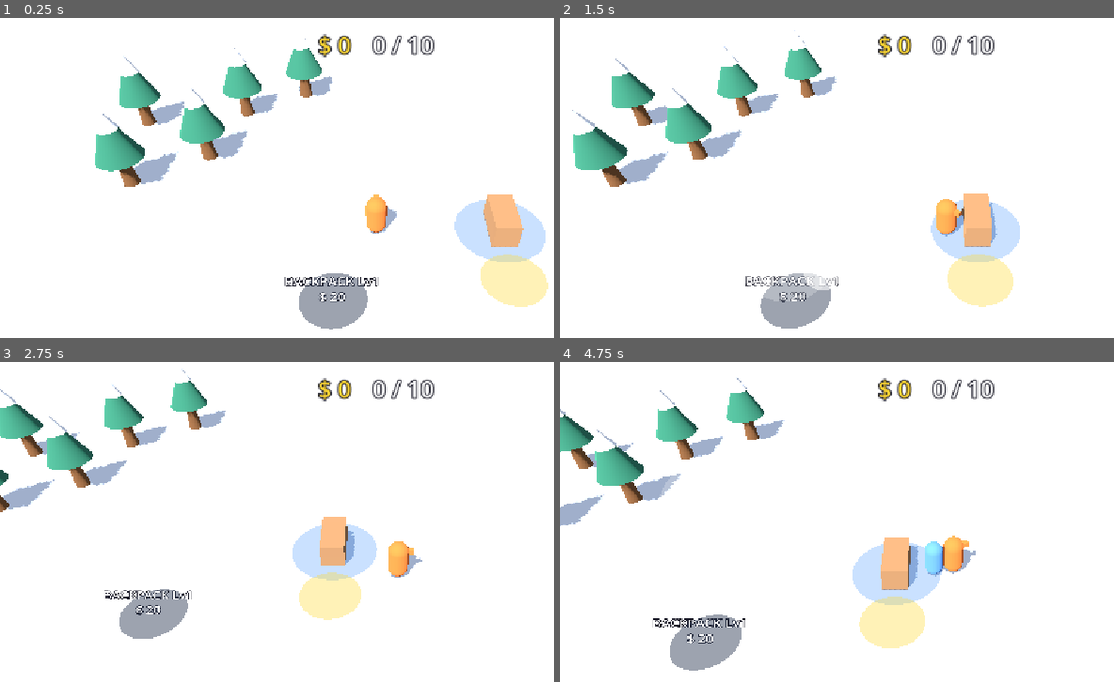
Above: before the commit, frames 1-4 (two rows, left to right).
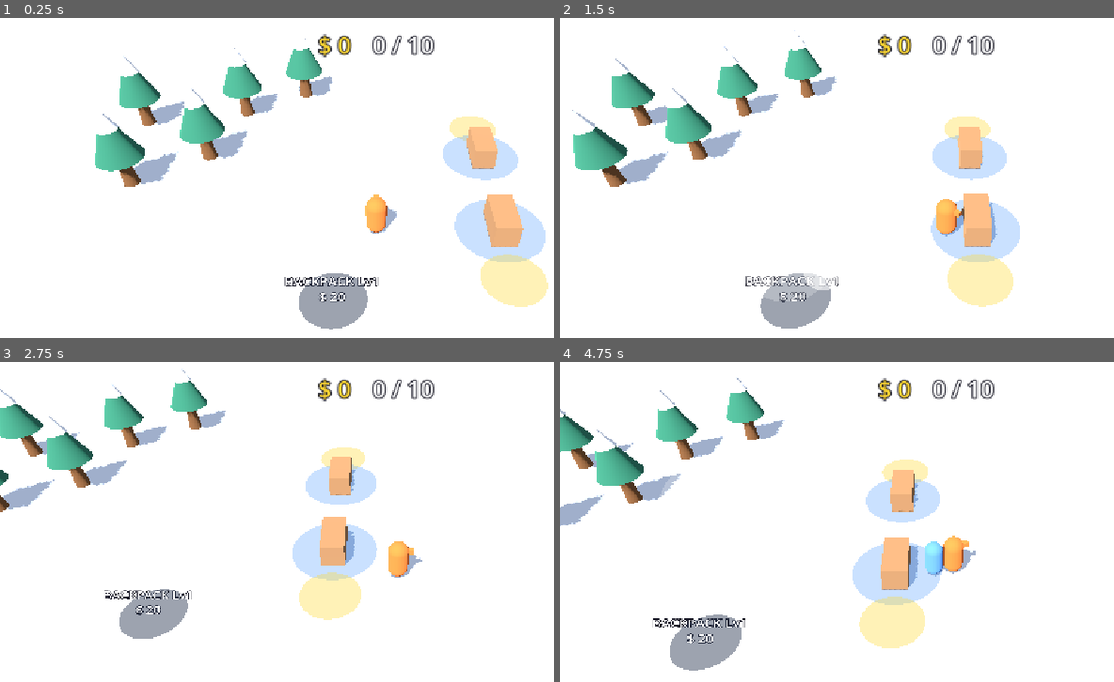
Above: after the commit, the same moments.

Repository: kimpro4214/FrostCamp
Game: Godot game, scene res://frost_camp/scenes/main.tscn
The game is run twice, just before and just after one commit, with the same random seed, the same clock (stepped at 60 frames per second) and the same inputs.
Inputs (mouse positions are in pixels of both pictures, inside the frame that each line leads up to):
- Up to frame 1 (0.25 s): no input
- Up to frame 2 (1.5 s): tap Enter at 0.5 s; move the mouse to (1102, 206) at 0.52 s; hold D 0.53-1.25 s; click (1102, 206) at 0.67 s; drag from (787, 251) to (897, 312) at 1.27 s
- Up to frame 3 (2.75 s): move the mouse to (448, 480) at 2.02 s; hold D from 2.03 s (still down)
- Up to frame 4 (4.75 s): release D at 2.75 s; drag from (897, 656) to (709, 509) at 2.77 s; move the mouse to (outside the picture) at 3.52 s; hold A 3.53-4.25 s; drag from (709, 509) to (825, 467) at 4.27 s

The runs differ from the first frame. In frame 1, 1.9% of the frame differs, in the area x 79-94%, y 30-51%; in frame 2, 1.9%; in frame 3, 1.7%; in frame 4, 1.9%.

Commit message:
feat: 프로스트 캠프 곰 사냥과 지역·판매대 해금 규칙 추가

Diff:
--- a/frost_camp/data/balance.json
+++ b/frost_camp/data/balance.json
@@ -2,10 +2,17 @@
 	"player": {
 		"move_speed": 5.0,
 		"stack_capacity": 10,
-		"axe_damage": 1
+		"axe_damage": 1,
+		"harpoon_damage": 2,
+		"harpoon_interval": 0.5,
+		"hp": 10,
+		"hp_regen": 2.0,
+		"dazed_time": 3.0,
+		"dazed_speed_mult": 0.5
 	},
 	"interact": {
 		"tree_radius": 1.6,
+		"bear_radius": 1.8,
 		"stall_radius": 1.8,
 		"cash_radius": 1.2
 	},
@@ -15,8 +22,18 @@
 		"logs_dropped": 2,
 		"respawn_time": 8.0
 	},
+	"bear": {
+		"hp": 10,
+		"wander_speed": 1.5,
+		"respawn_time": 15.0,
+		"attack_interval": 1.0,
+		"damage": 2,
+		"meat_dropped": 2,
+		"wall_margin": 1.5
+	},
 	"items": {
-		"log": { "price": 5 }
+		"log": { "price": 5 },
+		"meat": { "price": 15 }
 	},
 	"stall": {
 		"unload_interval": 0.1,
@@ -44,6 +61,21 @@
 			"costs": [40, 150],
 			"effect": { "stat": "axe_damage", "add": 1 },
 			"requires": ["backpack"]
+		},
+		"habitat": {
+			"costs": [80],
+			"effect": { "unlock": "habitat" },
+			"requires": ["backpack"]
+		},
+		"meat_stall": {
+			"costs": [60],
+			"effect": { "unlock": "meat_stall" },
+			"requires": ["habitat"]
+		},
+		"harpoon": {
+			"costs": [100, 250],
+			"effect": { "stat": "harpoon_damage", "add": 1 },
+			"requires": ["habitat"]
 		}
 	}
 }
--- a/frost_camp/data/layout.json
+++ b/frost_camp/data/layout.json
@@ -1,12 +1,20 @@
 {
 	"player_start": [0, 0],
 	"trees": [[-8, -5], [-11, -3], [-7, -9], [-12, -8], [-4, -11]],
+	"regions": {
+		"habitat": { "rect": [-3, -26, 16, 12], "gate": [5, -14] }
+	},
+	"bears": [[2, -20], [8, -22], [5, -18]],
 	"stalls": [
-		{ "item": "log", "pos": [5, 0], "cash_pos": [5, 2.6] }
+		{ "item": "log", "pos": [5, 0], "cash_pos": [5, 2.6] },
+		{ "item": "meat", "pos": [5, -5], "cash_pos": [5, -7.4], "unlock": "meat_stall" }
 	],
 	"zones": {
 		"backpack": [-1.5, 3.5],
 		"boots": [1.5, 3.5],
-		"axe": [-4, -1]
+		"axe": [-4, -1],
+		"habitat": [5, -12],
+		"meat_stall": [5, -5],
+		"harpoon": [9, -11]
 	}
 }
--- a/frost_camp/sim/frost_sim.gd
+++ b/frost_camp/sim/frost_sim.gd
@@ -5,35 +5,62 @@
 
 signal tree_hit(index: int)
 signal tree_felled(index: int)
+signal bear_hit(index: int)
+signal bear_killed(index: int)
 signal zone_purchased(id: String, level: int)
 
 var balance: Dictionary
 var money := 0
+var bears_killed := 0
 var player: SimAgent
 var trees: Array[HarvestTree] = []
+var bears: Array[HarvestBear] = []
 var stalls: Array[Stall] = []
 var zones: Array[PurchaseZone] = []
+## 구매로 열린 것들(지역, 판매대). 이름 → true
+var unlocked := {}
+## 지역 이름 → {"rect": Rect2, "gate": Vector2}
+var regions := {}
 ## 업그레이드로 바뀌는 플레이어 능력치. 적재량은 player.stack.capacity에 있다.
 var stats := {}
-
-
-func _init(balance_data: Dictionary, layout: Dictionary) -> void:
+var rng := RandomNumberGenerator.new()
+var _fighting_bear := -1
+
+
+func _init(balance_data: Dictionary, layout: Dictionary, seed_value: int = 1) -> void:
 	balance = balance_data
-	player = SimAgent.new(_vec(layout.player_start), int(balance.player.stack_capacity))
+	rng.seed = seed_value
+	player = SimAgent.new(
+		_vec(layout.player_start), int(balance.player.stack_capacity), float(balance.player.hp))
 	for p in layout.trees:
 		trees.append(HarvestTree.new(_vec(p), balance.tree))
+	for region_name in layout.regions:
+		var r: Dictionary = layout.regions[region_name]
+		regions[region_name] = {"rect": Rect2(r.rect[0], r.rect[1], r.rect[2], r.rect[3]), "gate": _vec(r.gate)}
+	var bear_area: Rect2 = regions.habitat.rect.grow(-float(balance.bear.wall_margin))
+	for p in layout.bears:
+		bears.append(HarvestBear.new(_vec(p), bear_area, balance.bear))
 	for s in layout.stalls:
-		stalls.append(Stall.new(s.item, _vec(s.pos), _vec(s.cash_pos), balance))
+		var stall := Stall.new(s.item, _vec(s.pos), _vec(s.cash_pos), balance)
+		stall.unlock = s.get("unlock", "")
+		stalls.append(stall)
 	for id in layout.zones:
 		zones.append(PurchaseZone.new(id, _vec(layout.zones[id]), balance.zones[id]))
 	stats = {
 		"move_speed": float(balance.player.move_speed),
 		"axe_damage": int(balance.player.axe_damage),
+		"harpoon_damage": int(balance.player.harpoon_damage),
 	}
 
 
-func agent_speed(_agent: SimAgent) -> float:
+func agent_speed(agent: SimAgent) -> float:
+	if agent.dazed_left > 0.0:
+		return stats.move_speed * float(balance.player.dazed_speed_mult)
 	return stats.move_speed
+
+
+func is_stall_open(stall: Stall) -> bool:
+	return stall.unlock == "" or unlocked.has(stall.unlock)
 
 
 ## 선행 조건을 모두 샀고 아직 최대 레벨이 아니면 살 수 있다.
@@ -57,9 +84,13 @@
 	for tree in trees:
 		tree.tick(delta)
 	for stall in stalls:
-		stall.tick(delta)
+		if is_stall_open(stall):
+			stall.tick(delta)
 	_tick_unload(player, delta)
 	_tick_chop(player, delta)
+	_tick_fight(player, delta)
+	for i in bears.size():
+		bears[i].tick(delta, i == _fighting_bear, rng)
 	_tick_collect_cash(player)
 	_tick_purchase(player, delta)
 
@@ -67,7 +98,7 @@
 func _tick_unload(agent: SimAgent, delta: float) -> void:
 	var radius := float(balance.interact.stall_radius)
 	for stall in stalls:
-		if agent.pos.distance_to(stall.pos) <= radius and agent.stack.items.has(stall.item):
+		if is_stall_open(stall) and agent.pos.distance_to(stall.pos) <= radius and agent.stack.items.has(stall.item):
 			agent.unload_timer += delta
 			if agent.unload_timer >= float(balance.stall.unload_interval):
 				agent.unload_timer = 0.0
@@ -92,6 +123,44 @@
 		for i in int(config.logs_dropped):
 			agent.stack.push("log")
 		tree_felled.emit(index)
+
+
+## 곰 근처에 가면 자동으로 싸운다. 곰도 반격하고, 체력이 0이 되면 잠시 멍해진다(죽지 않는다).
+func _tick_fight(agent: SimAgent, delta: float) -> void:
+	var config: Dictionary = balance.bear
+	_fighting_bear = -1
+	if agent.dazed_left > 0.0:
+		agent.dazed_left -= delta
+		if agent.dazed_left <= 0.0:
+			agent.dazed_left = 0.0
+			agent.hp = agent.max_hp
+		return
+	var index := _nearest_living_bear(agent.pos)
+	if index == -1 or agent.stack.free_space() < int(config.meat_dropped):
+		agent.attack_timer = 0.0
+		agent.hp = minf(agent.hp + float(balance.player.hp_regen) * delta, agent.max_hp)
+		return
+	_fighting_bear = index
+	var bear := bears[index]
+	agent.attack_timer += delta
+	if agent.attack_timer >= float(balance.player.harpoon_interval):
+		agent.attack_timer = 0.0
+		bear_hit.emit(index)
+		if bear.take_hit(stats.harpoon_damage):
+			for i in int(config.meat_dropped):
+				agent.stack.push("meat")
+			bears_killed += 1
+			bear_killed.emit(index)
+			_fighting_bear = -1
+			return
+	bear.attack_timer += delta
+	if bear.attack_timer >= float(config.attack_interval):
+		bear.attack_timer = 0.0
+		agent.hp -= float(config.damage)
+		if agent.hp <= 0.0:
+			agent.hp = 0.0
+			agent.dazed_left = float(balance.player.dazed_time)
+			agent.attack_timer = 0.0
 
 
 func _tick_collect_cash(agent: SimAgent) -> void:
@@ -116,10 +185,13 @@
 
 
 func _apply_effect(effect: Dictionary) -> void:
+	if effect.has("unlock"):
+		unlocked[effect.unlock] = true
+		return
 	match effect.get("stat", ""):
 		"stack_capacity":
 			player.stack.capacity += int(effect.add)
-		"move_speed", "axe_damage":
+		"move_speed", "axe_damage", "harpoon_damage":
 			stats[effect.stat] += effect.add
 
 
@@ -134,5 +206,16 @@
 	return best
 
 
+func _nearest_living_bear(pos: Vector2) -> int:
+	var best := -1
+	var best_dist := float(balance.interact.bear_radius)
+	for i in bears.size():
+		var dist := pos.distance_to(bears[i].pos)
+		if bears[i].is_alive() and dist <= best_dist:
+			best = i
+			best_dist = dist
+	return best
+
+
 static func _vec(p: Array) -> Vector2:
 	return Vector2(p[0], p[1])
--- /dev/null
+++ b/frost_camp/sim/harvest_bear.gd
@@ -0,0 +1,60 @@
+class_name HarvestBear
+extends RefCounted
+## 북극곰 한 마리. 서식지 안을 배회하고, 체력이 다하면 쓰러졌다가 스폰 지점에서 다시 나타난다.
+## 서식지 안에는 장애물이 없어서 길찾기 없이 sim이 직접 움직인다.
+
+var spawn: Vector2
+var area: Rect2
+var pos: Vector2
+var max_hp: int
+var hp: int
+var speed: float
+var respawn_time: float
+var respawn_left := 0.0
+var attack_timer := 0.0
+var _wander_target: Vector2
+
+
+func _init(spawn_pos: Vector2, home_area: Rect2, config: Dictionary) -> void:
+	spawn = spawn_pos
+	area = home_area
+	pos = spawn_pos
+	_wander_target = spawn_pos
+	max_hp = int(config.hp)
+	hp = max_hp
+	speed = float(config.wander_speed)
+	respawn_time = float(config.respawn_time)
+
+
+func is_alive() -> bool:
+	return respawn_left <= 0.0
+
+
+## damage만큼 맞는다. 이번 공격으로 쓰러지면 true.
+func take_hit(damage: int) -> bool:
+	hp -= damage
+	if hp > 0:
+		return false
+	respawn_left = respawn_time
+	attack_timer = 0.0
+	return true
+
+
+## 싸우는 중이 아니면 배회한다. 쓰러져 있으면 리스폰을 기다린다.
+func tick(delta: float, fighting: bool, rng: RandomNumberGenerator) -> void:
+	if not is_alive():
+		respawn_left -= delta
+		if respawn_left <= 0.0:
+			respawn_left = 0.0
+			hp = max_hp
+			pos = spawn
+			_wander_target = spawn
+		return
+	if fighting:
+		return
+	attack_timer = 0.0
+	if pos.distance_to(_wander_target) < 0.1:
+		_wander_target = Vector2(
+			rng.randf_range(area.position.x, area.end.x),
+			rng.randf_range(area.position.y, area.end.y))
+	pos = pos.move_toward(_wander_target, speed * delta)
--- a/frost_camp/sim/sim_agent.gd
+++ b/frost_camp/sim/sim_agent.gd
@@ -6,8 +6,15 @@
 var stack: BackStack
 var chop_timer := 0.0
 var unload_timer := 0.0
+var attack_timer := 0.0
+var max_hp: float
+var hp: float
+## 0보다 크면 곰에게 당해 멍한 상태. 싸우지 못하고 느려진다.
+var dazed_left := 0.0
 
 
-func _init(start_pos: Vector2, stack_capacity: int) -> void:
+func _init(start_pos: Vector2, stack_capacity: int, agent_max_hp: float) -> void:
 	pos = start_pos
 	stack = BackStack.new(stack_capacity)
+	max_hp = agent_max_hp
+	hp = agent_max_hp
--- a/frost_camp/sim/stall.gd
+++ b/frost_camp/sim/stall.gd
@@ -3,6 +3,8 @@
 ## 판매대 하나. 재고, 손님 줄(손님마다 남은 인내심), 아직 줍지 않은 돈을 가진다.
 
 var item: String
+## 비어 있지 않으면 이 이름이 해금되어야 판매대가 열린다.
+var unlock := ""
 var pos: Vector2
 var cash_pos: Vector2
 var price: int
Not shown, added: frost_camp/sim/harvest_bear.gd.uid
